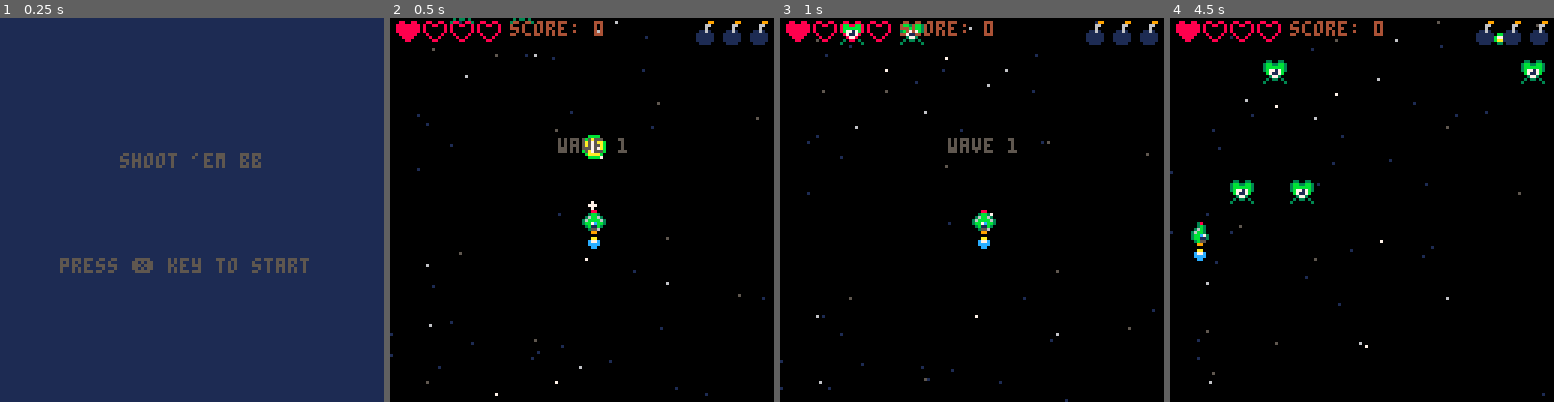
Above: before the commit, frames 1-4 (left to right).
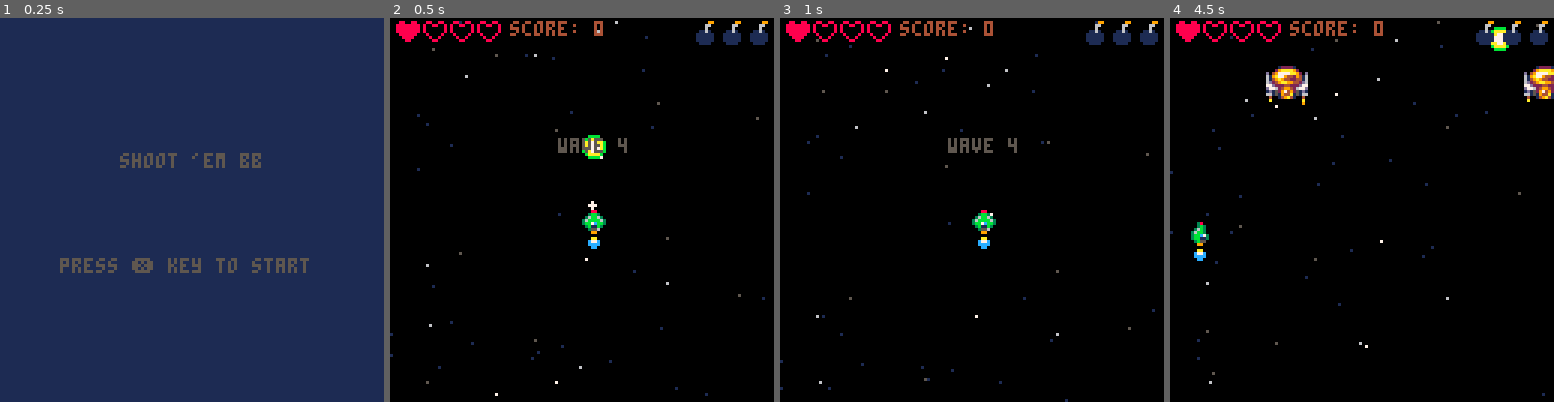
Above: after the commit, the same moments.

Repository: ata-o/shmup
Game: PICO-8 cartridge shmup.p8
Same seed, same stepped clock (60 frames per second), same inputs: the game is played once before the commit and once after it.
Inputs:
- Up to frame 1 (0.25 s): no input
- Up to frame 2 (0.5 s): tap X (X key) at 0.33 s
- Up to frame 3 (1 s): tap O (Z key) at 0.7 s
- Up to frame 4 (4.5 s): tap X (X key) at 1.07, 1.85, 2.97, 4.08 s; hold Right 1.6-2.1 s; tap O (Z key) every 0.4 s from 1.7 to 4.1 s; hold Up 2.15-2.42 s; hold Right 2.47-3.03 s; hold Left 3.08-3.58 s; hold Down 3.63-3.97 s; hold Right from 4.02 s (still down)

Frame 1 is identical in both runs. In frame 2, 0.1% of the frame differs, in the area x 15-62%, y 0-36%; in frame 3, 0.4%; in frame 4, 2.4%, in the area x 15-100%, y 2-49%.

Commit message:
fix: collision to have proper boundaries

Diff:
--- a/bullets.lua
+++ b/bullets.lua
@@ -1,15 +1,12 @@
 function make_bullet(cnt)
 	bullet_count = flr(cnt/2)
 	for i=-bullet_count, bullet_count do
-		local bul = {
-			x=ship.x,
-			y=ship.y-5,
-			speed=5,
-			spr=32,
-			orient=i,
-			sprw=1,
-			sprh=1
-		}
+		local bul = make_object()
+		bul.x=ship.x
+		bul.y=ship.y-5
+		bul.speed=5
+		bul.spr=32
+		bul.orient=i
 		add(bullets, bul)
 	end
 end
@@ -29,10 +26,10 @@
 		bul.y -= bul.speed
 		bul.x += bul.orient * (bul.speed/8)
 
-		bul.spr += 1
-		if bul.spr > 36 then
-			bul.spr = 32
-		end
+		--bul.spr += 1
+		--if bul.spr > 36 then
+		--	bul.spr = 32
+		--end
 
  		if bul.y < -8 or bul.x < -8 or bul.x > 127 then
 			del(bullets, bul)
--- a/enemies.lua
+++ b/enemies.lua
@@ -1,22 +1,15 @@
 function init_enemies()
 	enemies = {}
-	 for i=1,2 do
-		spawn_enemy(0+(i*20))
-	 end
+
 end
 
 function spawn_enemy(x, entype)
-	local myen={
-		x=x,
-		y=-8,
-		spr=21,
-		hp=5,
-		flash=0,
-		ani={21,22,23,24},
-		aniframe=1,
-		sprw=1,
-		sprh=1
-	}
+	local myen= make_object()
+	myen.x=x
+	myen.y=-8
+	myen.spr=21
+	myen.hp=5
+	myen.ani={21,22,23,24}
 
 	--red flame
 	if entype == 2 then
@@ -32,6 +25,8 @@
 		myen.ani={208,210}
 		myen.sprw=2
 		myen.sprh=2
+		myen.colh=16
+		myen.colw=16
 	end
 	add(enemies, myen)
 end
@@ -52,7 +47,7 @@
 		if flr(enem.aniframe) >= #enem.ani then
 			enem.aniframe = 1
 		end
-		draw_object(enem,sprw,sprh)
+		draw_object(enem)
 		pal()
  	end
 end
--- a/game_manager.lua
+++ b/game_manager.lua
@@ -58,11 +58,35 @@
 	spr(obj.spr, obj.x, obj.y, obj.sprw, obj.sprh)
 end
 
+function make_object()
+	local obj={
+		x=0,
+		y=0,
+		flash=0,
+		aniframe=1,
+		spr=0,
+		sprw=1,
+		sprh=1,
+		colw=8,
+		colh=8
+	}
+	return obj
+end
+
 function collide(a,b)
-	return not (a.x > b.x + 7 or
-			  a.x + 7 < b.x or
-			  a.y > b.y + 7 or
-			  a.y + 7 < b.y)
+	if a == nil then
+        print("a is nil", 5, 5, 7)
+        return false
+    end
+    if a.colw == nil then
+        print("a.colw is nil, a.spr=" .. a.spr, 5, 5, 7)
+        return false
+    end
+	print(a.colw, 5,5,7)
+	return not (a.x > b.x + b.colw - 1 or
+			  a.x + a.colw - 1 < b.x or
+			  a.y > b.y + b.colh -1 or
+			  a.y + a.colh -1 < b.y)
 end
 
 function check_life()
--- a/ship.lua
+++ b/ship.lua
@@ -1,8 +1,7 @@
 function make_ship()
-	ship={}
+	ship=make_object()
 	ship.x=64
 	ship.y=64
-
 
 	--sprites
 	ship.spr = 1
@@ -23,9 +22,6 @@
 	ship.speed = 2
 	ship.xceed = ship.speed
 	ship.yceed = ship.speed
-
-	ship.sprh=1
-	ship.sprw=1
 
 	screen={}
 	screen.high=120
@@ -168,22 +164,3 @@
 		ship.x +=1
 	end
 end
-
--->8
---bullets
-
-function make_bullet(cnt)
-	bullet_count = flr(cnt/2)
-	for i=-bullet_count, bullet_count do
-		local bul = {
-			x=ship.x,
-			y=ship.y-5,
-			speed=5,
-			spr=32,
-			orient=i,
-			sprw=1,
-			sprh=1
-		}
-		add(bullets, bul)
-	end
-end
--- a/shmup.p8
+++ b/shmup.p8
@@ -3,9 +3,9 @@
 __lua__
 --main
 #include background.lua
+#include game_manager.lua
 #include bullets.lua
 #include enemies.lua
-#include game_manager.lua
 #include loop.lua
 #include particles.lua
 #include ship.lua
--- a/stages.lua
+++ b/stages.lua
@@ -41,7 +41,7 @@
 			--music(-1, 3000)
 			btnreleased = false
 			start_game()
-			game.wave=0
+			game.wave=3
 			next_wave()
 		end
 	end
